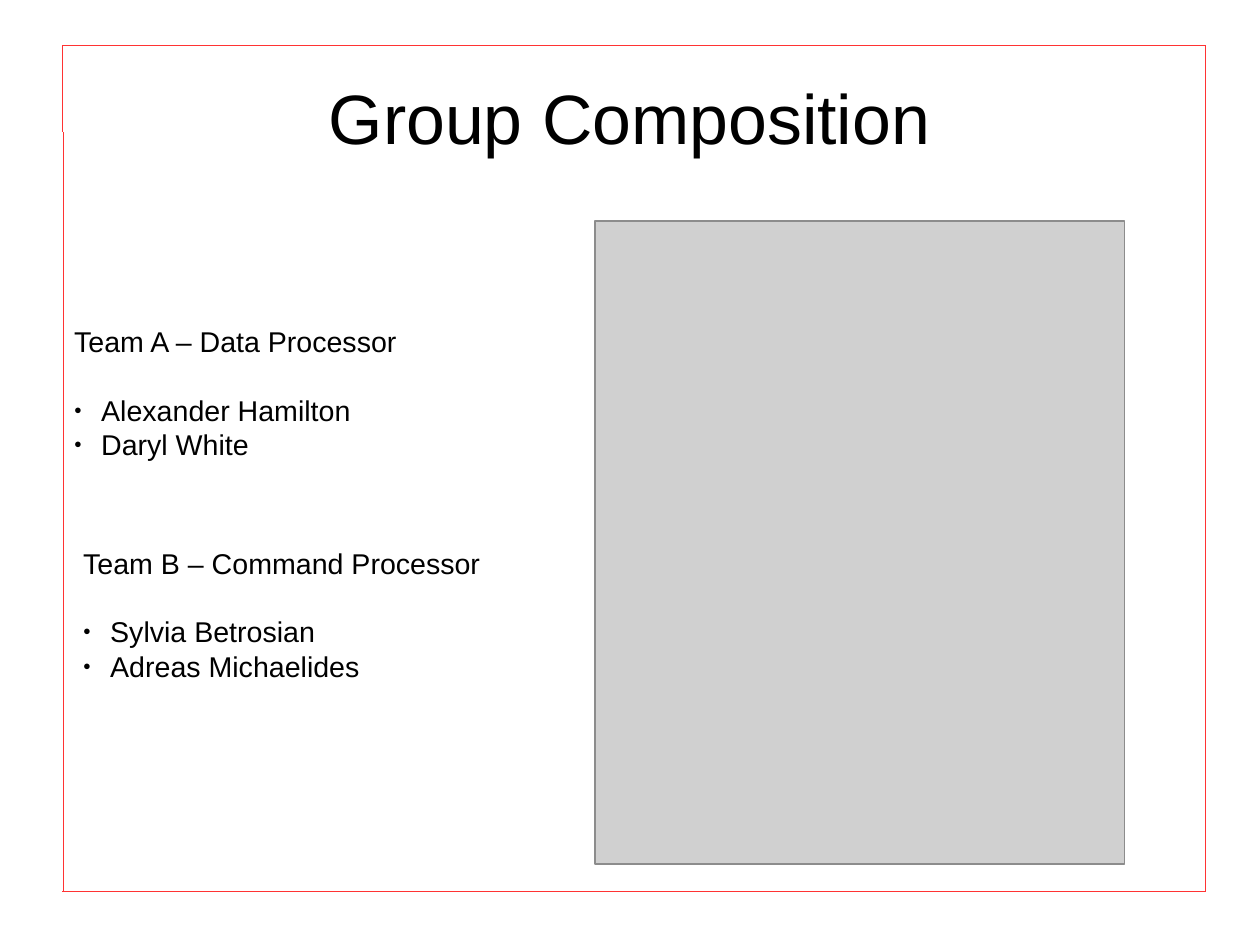
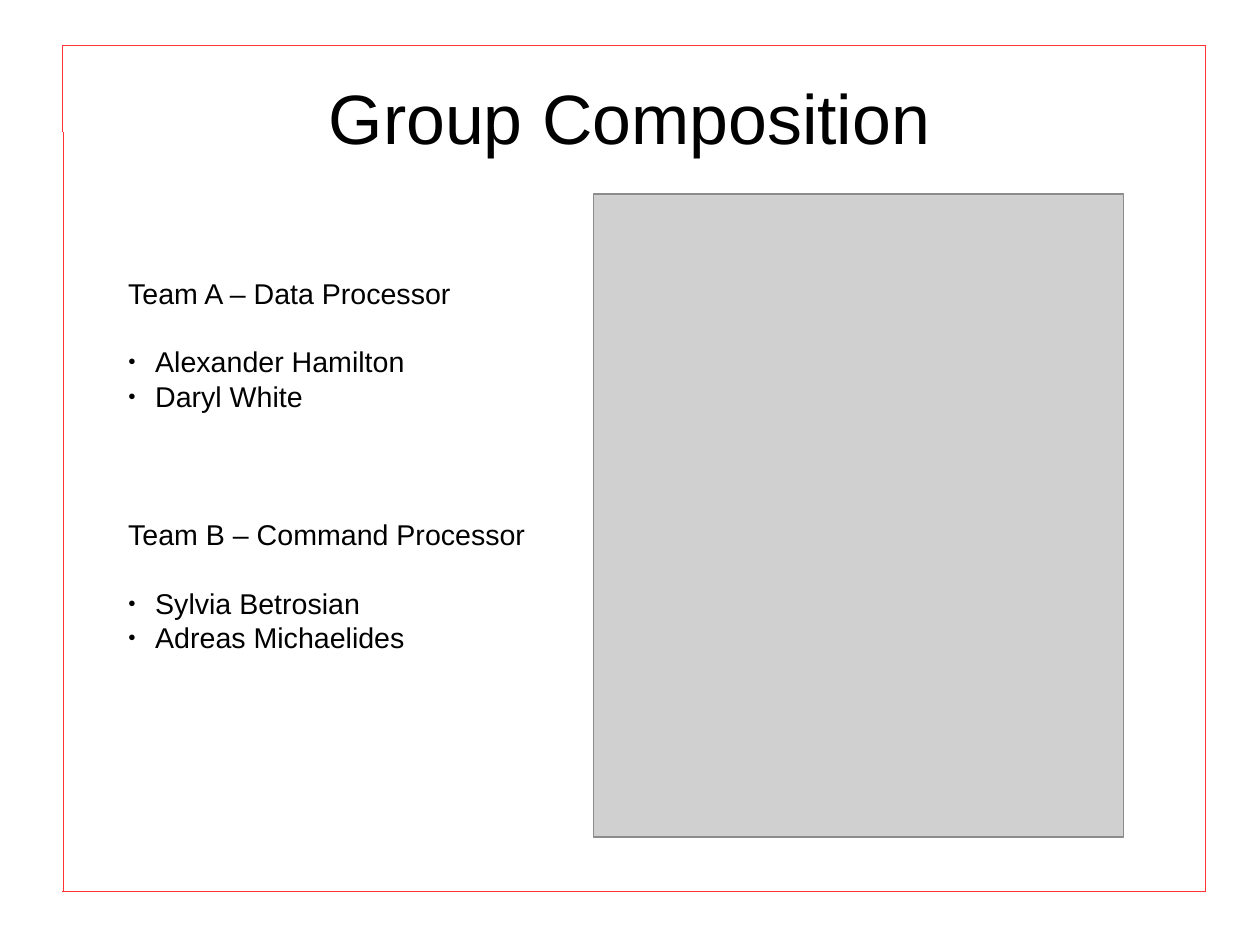
Before and after one commit to darylw357/digital_design_group, a slide deck: slide 3 of presentation.odp. Drawn at 1260x945 pixels with LibreOffice and Linux fonts; fonts in the diff are those of the drawing; grey boxes stand for pictures. Boxes give left, top, right and bottom in pixels: in the first picture for what was removed or moved away, otherwise in the second. Text is boxed around its words. In the diff, an @@ line names an element or a change of style, - is before the commit and + after.

```diff
--- a/presentation.odp
+++ b/presentation.odp
@@ picture: place and size @@
-picture at box(596, 221, 1126, 864)
+picture at box(595, 194, 1125, 838)
@@ text "Team A – Data Processor": place and size @@
-text "Team A – Data Processor" at box(74, 332, 397, 461)
+text "Team A – Data Processor" at box(128, 284, 451, 412)
@@ text "Team B – Command Processor": place and size @@
-text "Team B – Command Processor" at box(83, 553, 480, 678)
+text "Team B – Command Processor" at box(128, 524, 525, 649)
```
Also in this commit, not shown: 3 other slides changed, 3 slides added, 2 slides removed.
